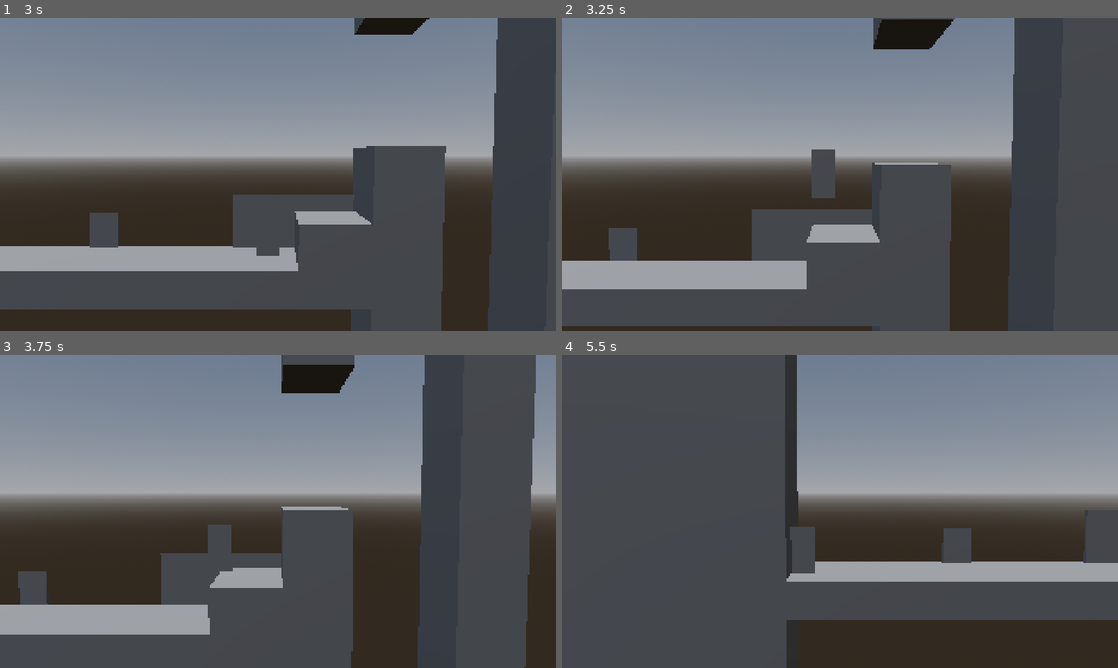
Above: before the commit, frames 1-4 (two rows, left to right).
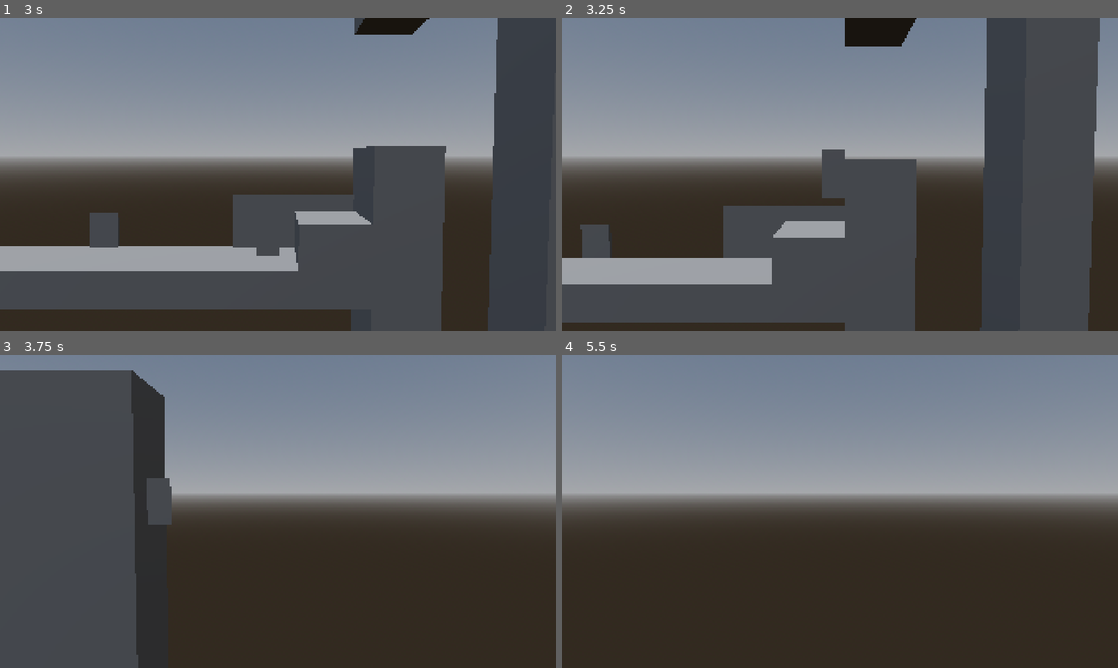
Above: after the commit, the same moments.

Repository: CRMiller6/Burned-Out
Game: Godot game, scene res://Scenes/Levels/true_level.tscn
Two runs of this game, one before a commit and one after it. Both use one fixed random seed, a clock stepped at 60 frames per second and the inputs below.
Inputs:
- Up to frame 1 (3 s): tap Enter at 0.5 s; hold D (walk_right) 0.53-1.28 s; tap Space (jump) at 0.6, 0.77, 1.07, 1.35, 1.52, 1.82, 2.1, 2.85 s; hold A (walk_left) 1.28-2.03 s; hold D (walk_right) from 2.03 s (still down)
- Up to frame 2 (3.25 s): keep holding D (walk_right); tap Space (jump) at 3.02 s
- Up to frame 3 (3.75 s): tap Space (jump) at 3.32, 3.6 s; release D (walk_right) at 3.53 s; hold A (walk_left) from 3.53 s (still down)
- Up to frame 4 (5.5 s): keep holding A (walk_left); tap Space (jump) at 3.77, 4.07, 4.35, 4.52, 4.82, 5.1 s

Frame 1 is identical in both runs. In frame 2, 19% of the frame differs, in the area x 0-100%, y 0-100%; in frame 3, 57%, in the area x 0-97%, y 0-100%; in frame 4, 53%.

Commit message:
Wall Cling

Diff:
--- a/burned-out/Scripts/Player/player.gd
+++ b/burned-out/Scripts/Player/player.gd
@@ -1,8 +1,11 @@
 extends CharacterBody3D
 
-
+#walk direction
+var direction: float
 @export var speed: int  = 8
 @export var acceleration: int = 2
+
+#jump stuff
 var gravity: int = speed * 3
 @export var jump_speed_multiplier: float = 1.8
 var jump_speed: float = speed * jump_speed_multiplier
@@ -10,9 +13,16 @@
 
 @onready var jump_buffer_timer: Timer = $JumpBufferTimer
 @onready var coyote_timer: Timer = $CoyoteTimer
+
+#wall jump
+@export var wall_jump_pushback: float = 4000
+@export var wall_slide: float = 10
+var is_wall_sliding: bool
+
+
 @onready var camera_controller: Node3D = $CameraController
 
-enum State{IDLE, WALK, JUMP, DOWN}
+enum State{IDLE, WALK, JUMP, FALLING}
 var current_state: State = State.IDLE
 
 func _physics_process(delta: float) -> void:
@@ -24,41 +34,82 @@
 
 
 func handle_input() -> void:
+	#start jump timer
 	if (Input.is_action_just_pressed("jump")):
 		jump_buffer_timer.start()
 
-	var direction = Input.get_axis("walk_left", "walk_right")
+	#walk input
+	direction = Input.get_axis("walk_left", "walk_right")
 
 	if (direction == 0):
 		velocity.x = move_toward(velocity.x, 0, acceleration) #delecerate to stop
 	else:
 		velocity.x = move_toward(velocity.x, speed * direction, acceleration) #acceleration
 
+
 func update_movement(delta: float) -> void:
+	#start jump from floor
 	if ((is_on_floor() || coyote_timer.time_left > 0) && jump_buffer_timer.time_left > 0):
 		velocity.y = jump_speed
 		current_state = State.JUMP
 		jump_buffer_timer.stop()
 		coyote_timer.stop()
 
+	#start jump from wall
+	if (is_on_wall() && jump_buffer_timer.time_left > 0):
+		velocity.y = jump_speed
+
+
+	#wall cling
+	if (is_on_wall()):
+		if (direction < 0): #left
+			velocity.x -= wall_jump_pushback
+		elif (direction > 0): #right
+			velocity.x += wall_jump_pushback
+
+	#slide down wall
 	if (current_state == State.JUMP):
-		velocity.y -= gravity * delta
+		is_wall_sliding = false
+		velocity.y -= gravity * delta #gravity when jumping
+	elif (is_on_wall() && !is_on_floor()):
+		if (direction != 0):
+			is_wall_sliding = true
+		else:
+			is_wall_sliding = false
+
+		if (is_wall_sliding):
+			velocity.y -= wall_slide * delta
+			velocity.y = min(velocity.y, wall_slide)
 	else:
-		velocity.y -= gravity * down_gravity_factor * delta
+		is_wall_sliding = false
+		velocity.y -= gravity * down_gravity_factor * delta #gravity when falling
+
+	#wall slide
+	#if (is_on_wall() && !is_on_floor()):
+		#if (direction != 0):
+			#is_wall_sliding = true
+		#else:
+			#is_wall_sliding = false
+	#else:
+		#is_wall_sliding = false
+	#
+	#if (is_wall_sliding):
+		#velocity.y += wall_slide * delta
+		#velocity.y = min(velocity.y, wall_slide)
 
 func update_states() -> void:
 	match current_state:
-		State.IDLE when velocity.x != 0:
+		State.IDLE when velocity.x != 0: 	#switch to walking from idle
 			current_state = State.WALK
-		State.WALK:
+		State.WALK:							#switch  from walk to idle or falling
 			if (velocity.x == 0):
 				current_state = State.IDLE
 			if (not is_on_floor() && velocity.y > 0):
-				current_state = State.DOWN
+				current_state = State.FALLING
 				coyote_timer.start()
-		State.JUMP when velocity.y > 0:
-			current_state = State.DOWN
-		State.DOWN when is_on_floor():
+		State.JUMP when velocity.y > 0:			#switch from jump to fall
+			current_state = State.FALLING
+		State.FALLING when is_on_floor():		#switch from falling to walk
 			if velocity.x == 0:
 				current_state = State.WALK
 
